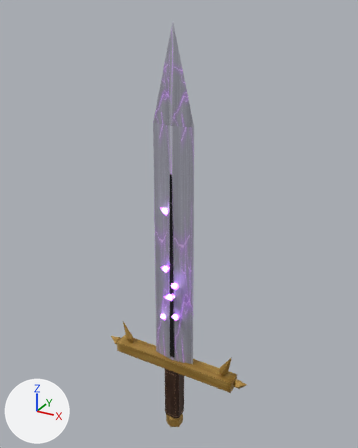
The FBX model cyclops/export/weapons/HighSword.fbx: old version first, new version second.
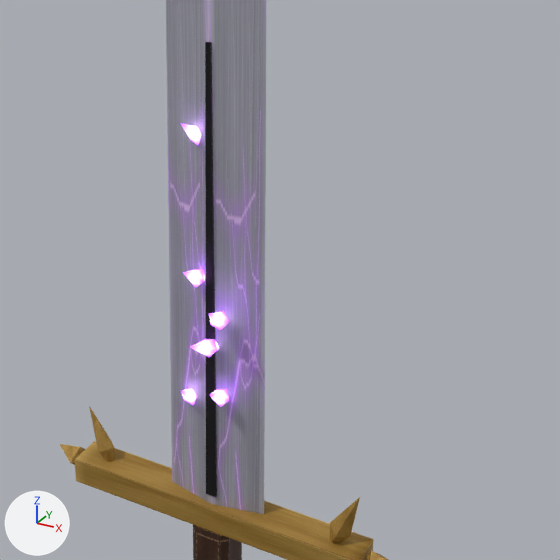
Old and new are each drawn whole from a camera (50 mm lens) standing at (2.14, -3.79, 3.93) and looking at (-0.02, 0.15, 1.96) and again close up on the part from 24% to 87% of the width and 35% to 85% of the height. Lighting does not change. The marker at lower left points along +X, +Y and +Z. The first two pictures are the older version.

The first close-up shows 'Blade', 'Glow', 'Guard', 'Handle'.
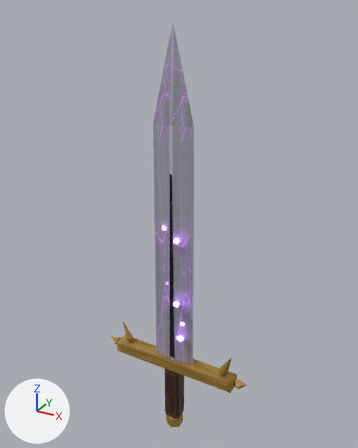
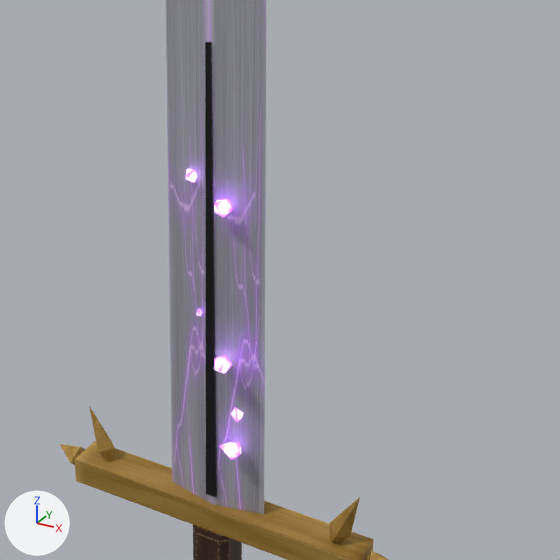
Pixel boxes [x1, y1, x2, y2] of what changed, in the close-ups (560 x 560 px; the box of a moved part takes in the faces that stretch with it):
'Glow', reshaped: before [181, 123, 229, 407]; after [186, 169, 243, 460]
part 1 of me_glow, moved or reshaped (mostly hidden afterwards): before [183, 269, 205, 287]; after [196, 309, 202, 316]
part 2 of me_glow, moved or reshaped (not visible before): after [214, 355, 232, 373]
part 3 of me_glow, moved or reshaped: before [181, 311, 229, 407]; after [186, 169, 243, 460]
part 4 of me_glow, moved or reshaped: before [181, 123, 201, 145]; after [214, 199, 233, 218]

What the commit changed:
me_glow is used by ob_glow; location (0.0, 0.0, 0.0).
me_glow had 56 vertices, 80 faces and spanned x -0.148..0.105, y -0.227..0.225, z 0.878..2.221.
me_glow now has 56 vertices, 80 faces and spans x -0.131..0.157, y -0.204..0.233, z 0.743..2.0.
me_glow part 1: the loose piece of 7 vertices spanning x -0.082..-0.009, y -0.142..-0.028, z 1.517..1.6 is multiplied about its middle by the matrix ((0.895, -0.445, -0.011), (0.445, 0.893, 0.069), (-0.021, -0.067, 0.998)), then moved by (-0.01, 0.084, -0.211).
me_glow part 2: the loose piece of 7 vertices spanning x -0.027..0.045, y 0.018..0.225, z 1.171..1.246 is multiplied about its middle by the matrix ((-0.961, 0.302, -0.07), (-0.309, -0.949, 0.152), (-0.02, 0.166, 0.996)), then moved by (0.079, -0.235, -0.01).
me_glow part 3: 35 of 56 vertices moved; they spanned x -0.148..0.105, y -0.227..0.091, z 0.878..1.508 and now span x -0.131..0.157, y -0.151..0.233, z 0.743..2.0; mean shift (0.021, 0.078, 0.033); largest move (-0.125, 0.061, 0.878) -> (-0.111, 0.057, 1.938).
Part 4, on me_glow:
Vertex 28 of me_glow moves from (-0.027, -0.01, 2.128) to (0.11, -0.066, 1.884) at pixel (232, 209).
Vertex 29 of me_glow moves from (-0.052, 0.016, 2.157) to (0.081, -0.046, 1.915) at pixel (228, 198).
Vertex 30 of me_glow moves from (-0.097, 0.012, 2.146) to (0.037, -0.057, 1.903) at pixel (217, 200).
Vertex 31 of me_glow moves from (-0.101, -0.017, 2.109) at pixel (190, 140) to (0.039, -0.084, 1.865) at pixel (213, 211).
Vertex 32 of me_glow moves from (-0.057, -0.031, 2.098) at pixel (198, 146) to (0.084, -0.09, 1.853) at pixel (223, 217).
Vertex 33 of me_glow moves from (-0.08, -0.124, 2.221) at pixel (180, 123) to (0.075, -0.142, 1.936) at pixel (214, 202).
Vertex 34 of me_glow moves from (-0.06, 0.06, 2.076) to (0.068, -0.028, 1.855).
